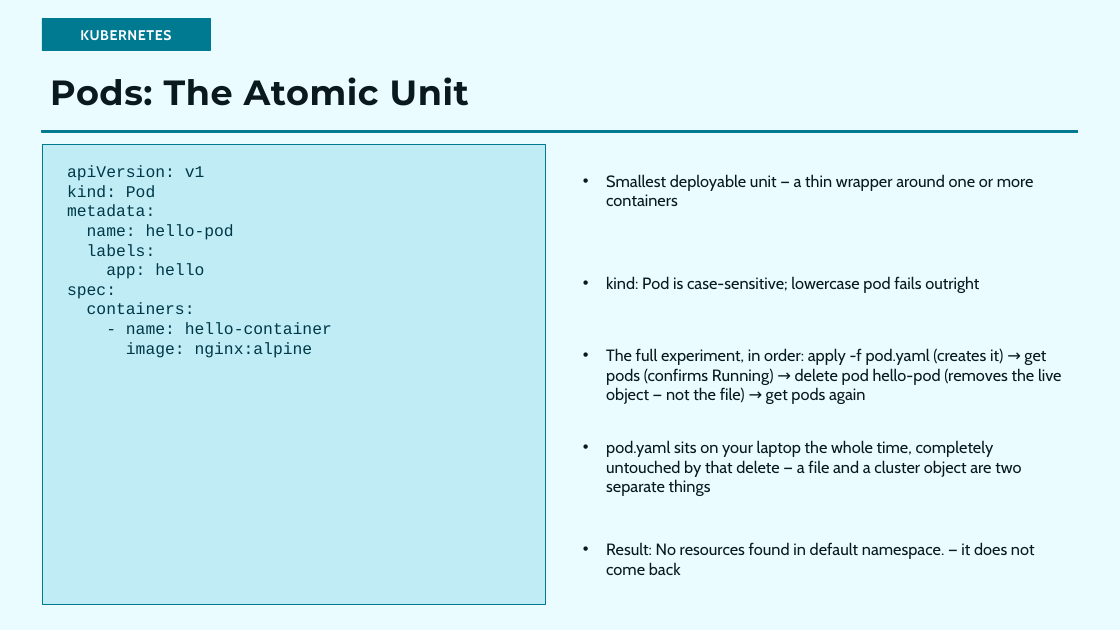
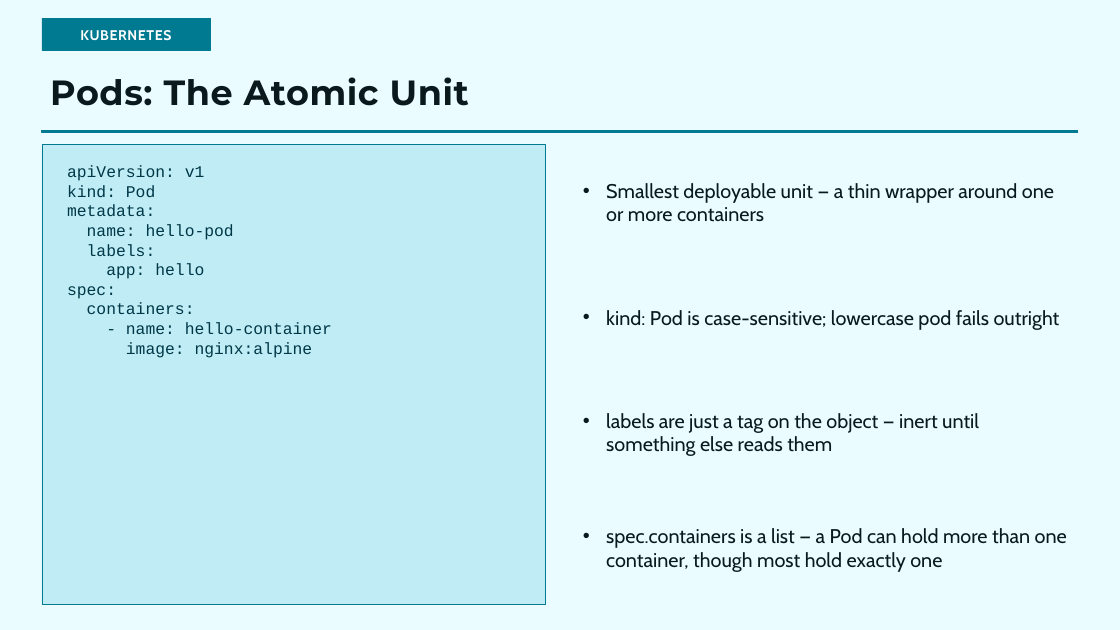
Before and after one commit to choicespecs/kube-self-learn, a slide deck: slide 13 of docs/presentations/KubernetesFundamentals/KubernetesFundamentals.pptx. Drawn at 1120x630 pixels with LibreOffice and Linux fonts; fonts in the diff are those of the drawing. Boxes give left, top, right and bottom in pixels: in the first picture for what was removed or moved away, otherwise in the second. Text is boxed around its words. In the diff, an @@ line names an element or a change of style, - is before the commit and + after.

```diff
--- a/docs/presentations/KubernetesFundamentals/KubernetesFundamentals.pptx
+++ b/docs/presentations/KubernetesFundamentals/KubernetesFundamentals.pptx
@@ text "Smallest deployable unit — a ..." at (606, 183, 1054, 222): size 14 to 17 pt @@
@@ text "kind: Pod is case-sensitive; lowercase ..." at (606, 310, 1060, 330): size 14 to 17 pt @@
@@ text "kind: Pod is case-sensitive; lowercase ...": place and size @@
-text "kind: Pod is case-sensitive; lowercase ..." at (606, 276, 979, 293)
+text "kind: Pod is case-sensitive; lowercase ..." at (606, 310, 1060, 330)
@@ text at (606, 413, 979, 456): text changed; size 14 to 17 pt @@
-• The full experiment, in order: apply -f pod.yaml (creates it) → get pods (confirms Running) → delete pod hello-pod (removes the live object — not the file) → get pods again
+• labels are just a tag on the object — inert until something else reads them
@@ text at (606, 528, 1067, 572): text changed; size 14 to 17 pt @@
-• pod.yaml sits on your laptop the whole time, completely untouched by that delete — a file and a cluster object are two separate things
+• spec.containers is a list — a Pod can hold more than one container, though most hold exactly one
@@ text removed at (606, 542, 1035, 575) @@
-• Result: No resources found in default namespace. — it does not come back
```
Also in this commit, not shown: 2 slides added.
